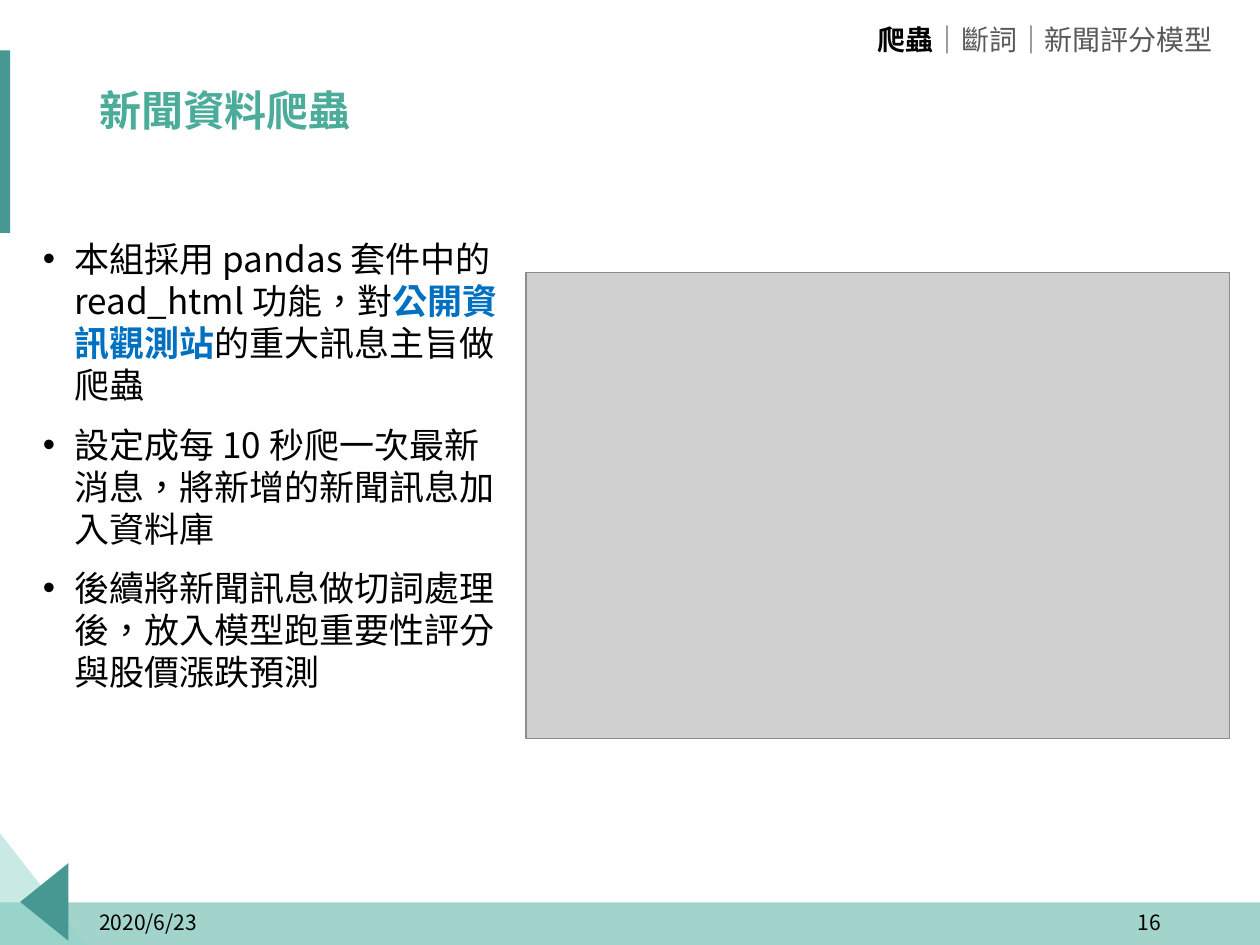
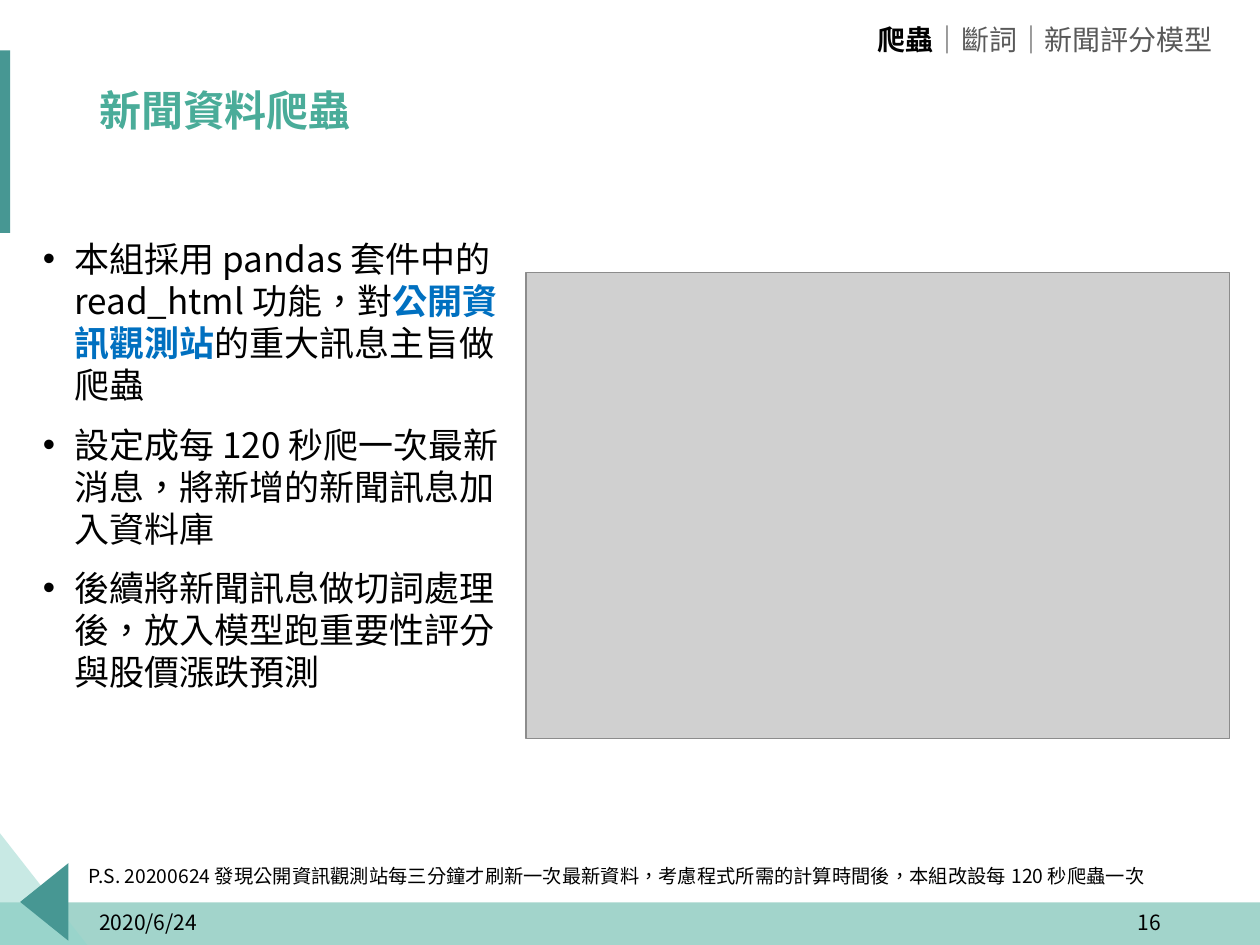
Before and after one commit to p314008dsa/Text-mining, a slide deck: slide 16 of 報告擋/玉山_題目一_組別二.pptx. Drawn at 1260x945 pixels with LibreOffice and Linux fonts; fonts in the diff are those of the drawing; grey boxes stand for pictures; background and template pictures are left out. Boxes give left, top, right and bottom in pixels: in the first picture for what was removed or moved away, otherwise in the second. Text is boxed around its words. In the diff, an @@ line names an element or a change of style, - is before the commit and + after.

Commit message:
PPT與主程式更新

```diff
--- a/報告擋/玉山_題目一_組別二.pptx
+++ b/報告擋/玉山_題目一_組別二.pptx
@@ text at (74,428,499,545): text changed @@
-• 設定成每 10 秒爬一次最新消息，將新增的新聞訊息加入資料庫
+• 設定成每 120 秒爬一次最新消息，將新增的新聞訊息加入資料庫
@@ text added at (88,866,1144,885), 11 pt, text #000000 @@
+P.S. 20200624 發現公開資訊觀測站每三分鐘才刷新一次最新資料，考慮程式所需的計算時間後，本組改設每 120 秒爬蟲一次
@@ text at (99,913,197,934): text changed @@
-2020/6/23
+2020/6/24
```
Also in this commit, not shown: 36 other slides changed, 1 slide added, 29 other files.
